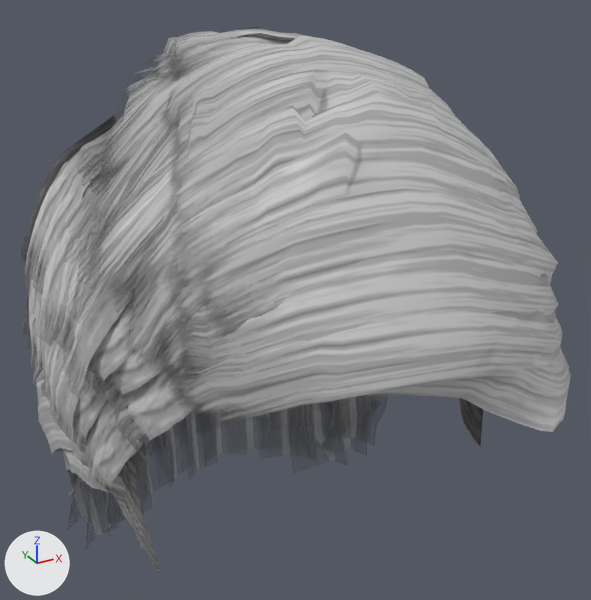
An edit to the glTF model public/models/daz_hair_pixie_chic.glb, drawn before and after from the same camera.
Camera for both pictures: a 50 mm lens placed at (-0.126, -0.245, 0.175), pointed at (0.006, -0.005, 0.055). The axes (+X, +Y, +Z) are drawn at lower left. The lights are the same throughout. The first picture is the older version.

In view in the first picture: 'daz_hair_pixie_chic'.
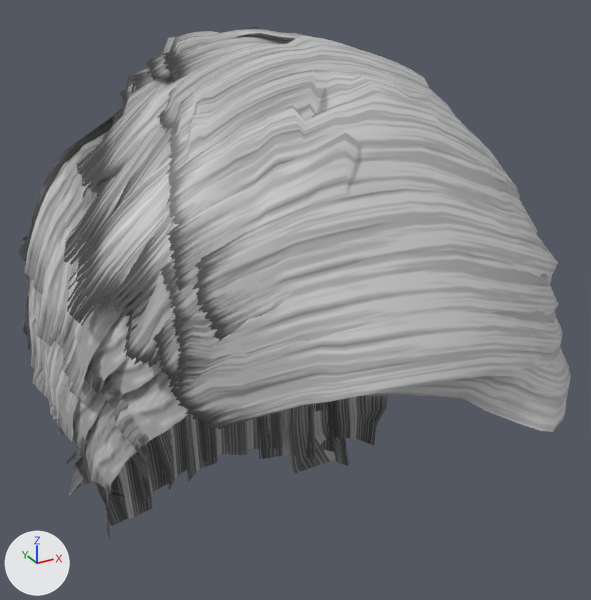
Where the change shows, as pixel boxes [x1, y1, x2, y2] in the pictures (591 x 600 px):
'daz_hair_pixie_chic', reshaped (6% shorter): before [18, 27, 571, 572]; after [18, 27, 571, 539]
part 1 of me_daz_hair_pixie_chic, deleted: before [324, 395, 483, 456]
part 2 of me_daz_hair_pixie_chic, deleted: before [37, 379, 146, 530]
part 3 of me_daz_hair_pixie_chic, deleted: before [62, 449, 161, 572]
part 4 of me_daz_hair_pixie_chic, edited (looks the same): [18, 27, 571, 527] in both

The change, as a diff of the scene's bpy script:
```diff
--- a/public/models/daz_hair_pixie_chic.glb.py
+++ b/public/models/daz_hair_pixie_chic.glb.py
@@ mat_daz_hair_pixie_chic_mat_1 @@
+mat_daz_hair_pixie_chic_mat_1 = bpy.data.materials.new('daz_hair_pixie_chic_mat')
+# uses the picture img_daz_hair_pixie_chic_tex
@@ me_daz_hair_pixie_chic @@
 # used by ob_daz_hair_pixie_chic; location = (0.0, 0.0, 0.0)
-me_daz_hair_pixie_chic.from_pydata(...)  # 9522 vertices, 12332 faces; spans x -0.085..0.087, y -0.115..0.099, z -0.065..0.149
+me_daz_hair_pixie_chic.from_pydata(...)  # 8928 vertices, 11552 faces; spans x -0.085..0.087, y -0.115..0.099, z -0.065..0.149
+# me_daz_hair_pixie_chic part 1: the loose piece of 198 vertices spanning x 0.044..0.08, y -0.044..0.051, z -0.053..0.04 is deleted
+# me_daz_hair_pixie_chic part 2: the loose piece of 198 vertices spanning x -0.084..-0.057, y -0.046..0.05, z -0.044..0.042 is deleted
+# me_daz_hair_pixie_chic part 3: the loose piece of 198 vertices spanning x -0.081..-0.055, y -0.049..0.047, z -0.053..0.034 is deleted
+# me_daz_hair_pixie_chic part 4: 11552 faces spanning x -0.085..0.087, y -0.115..0.099, z -0.065..0.149 switch from mat_daz_hair_pixie_chic_mat (picture img_daz_hair_pixie_chic_tex) to mat_daz_hair_pixie_chic_mat_1
```
